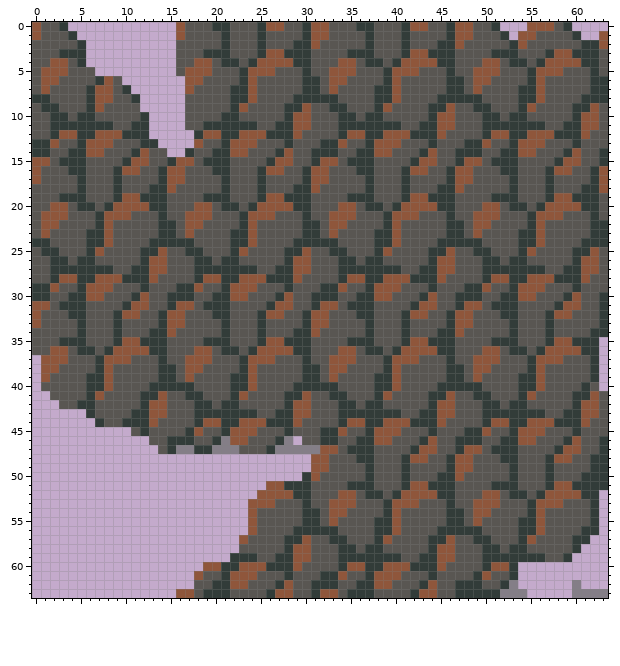
A pixel-art sprite gets an edit: project/textures/rock-grey-orange.png. Above is the file before it was changed.
The file is 192x192 pixels, drawn in blocks of 3x3; one block is one cell here.
The result:
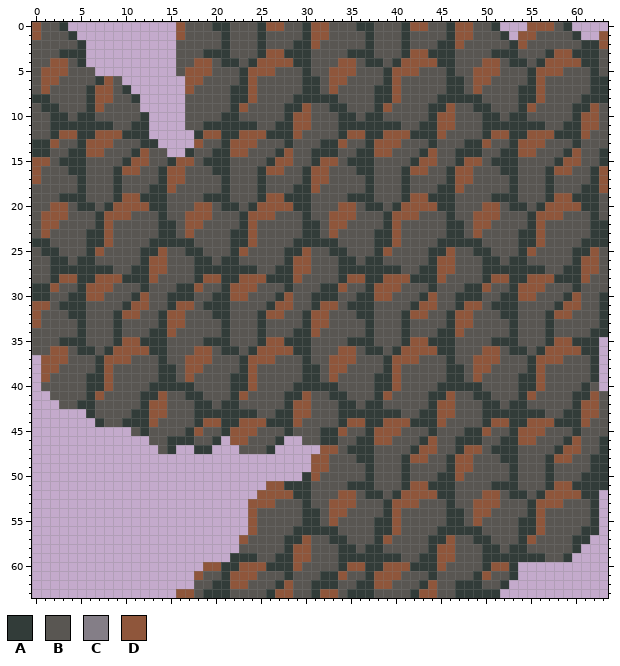
Palette (. is transparent): A #323c39  B #595652  C #847e87  D #8f563b
Difference:
@@ x 14..33 @@
 45 BBBADBBADDDBBBABBBAA
-46 BAAABBACDDBBBAC.BBAA
-47 BACCAACCCBBBACCCCCDD
+46 BAAABBA.DDBBBA..BBAA
+47 BA..AA...BBBA.....DD
 48 .................DDB
@@ x 50..63 @@
 61 DBBA..........
-62 BBAC......C...
-63 AACCC.....CCCC
+62 BBA...........
+63 AA............
